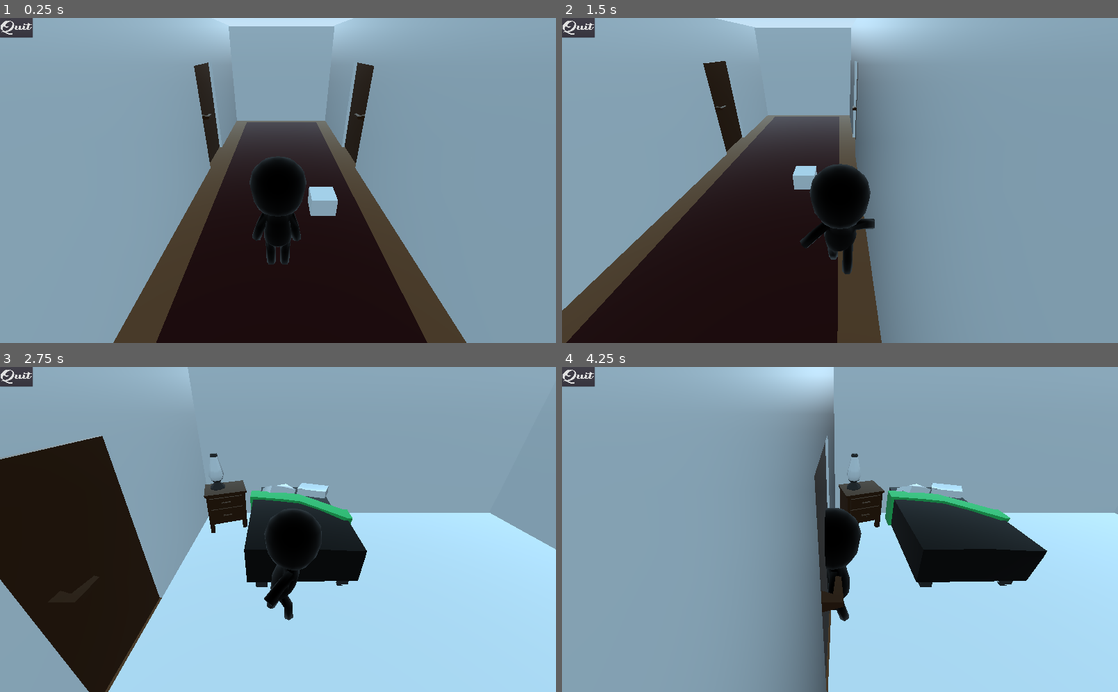
Above: before the commit, frames 1-4 (two rows, left to right).
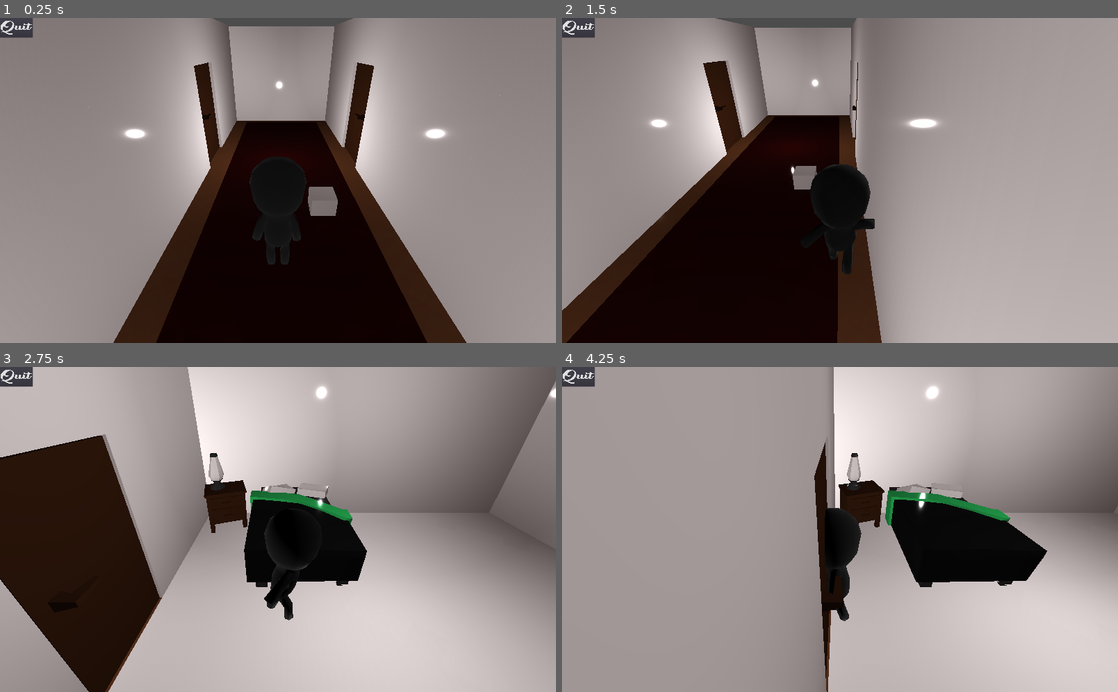
Above: after the commit, the same moments.

Repository: mfindlater/GGJ2020
Game: Godot game, scene res://Main.tscn
The game is run twice, just before and just after one commit, with the same random seed, the same clock (stepped at 60 frames per second) and the same inputs. The project has no main scene, so this scene is started directly.
Inputs:
- Up to frame 1 (0.25 s): no input
- Up to frame 2 (1.5 s): tap Enter (ui_accept) at 0.5, 0.77 s; hold Right (ui_right) 0.53-1.28 s; hold Down (ui_down) from 1.28 s (still down)
- Up to frame 3 (2.75 s): tap Enter (ui_accept) at 1.52 s; release Down (ui_down) at 2.03 s; hold Right (ui_right) from 2.03 s (still down)
- Up to frame 4 (4.25 s): release Right (ui_right) at 2.78 s; hold Up (ui_up) 2.78-3.53 s; tap Enter (ui_accept) at 3.02, 3.77 s; hold Left (ui_left) from 3.53 s (still down)

The runs differ from the first frame. In frame 1, 81% of the frame differs, in the area x 0-100%, y 0-100%; in frame 2, 80%; in frame 3, 80%; in frame 4, 94%.

Commit message:
Lighting

Diff:
--- a/Main.tscn
+++ b/Main.tscn
@@ -6,6 +6,10 @@
 [ext_resource path="res://BusBox.tscn" type="PackedScene" id=5]
 [ext_resource path="res://Item/Item.tscn" type="PackedScene" id=6]
 [ext_resource path="res://Batch1.tscn" type="PackedScene" id=7]
+
+[sub_resource type="Environment" id=1]
+background_energy = 0.0
+ambient_light_color = Color( 0.262745, 0.219608, 0.219608, 1 )
 
 [node name="Main" type="Spatial"]
 script = ExtResource( 4 )
@@ -24,6 +28,33 @@
 
 [node name="Item" parent="." instance=ExtResource( 6 )]
 transform = Transform( 1, 0, 0, 0, 1, 0, 0, 0, 1, 2.78715, 1.50807, 1.64861 )
+
+[node name="WorldEnvironment" type="WorldEnvironment" parent="."]
+environment = SubResource( 1 )
+
+[node name="OmniLight" type="OmniLight" parent="."]
+transform = Transform( 1, 0, 0, 0, 1, 0, 0, 0, 1, -9.12572, 3.59528, 0 )
+omni_range = 15.0
+
+[node name="OmniLight2" type="OmniLight" parent="."]
+transform = Transform( 1, 0, 0, 0, 1, 0, 0, 0, 1, 7.48891, 2.91652, 0 )
+omni_range = 15.0
+
+[node name="OmniLight3" type="OmniLight" parent="."]
+transform = Transform( 1, 0, 0, 0, 1, 0, 0, 0, 1, 7.48891, 7.32619, 13.0276 )
+omni_range = 15.0
+
+[node name="OmniLight4" type="OmniLight" parent="."]
+transform = Transform( 1, 0, 0, 0, 1, 0, 0, 0, 1, 9.12002, 7.32619, -12.6906 )
+omni_range = 15.0
+
+[node name="OmniLight5" type="OmniLight" parent="."]
+transform = Transform( 1, 0, 0, 0, 1, 0, 0, 0, 1, -8.5625, 6.64534, -12.6906 )
+omni_range = 15.0
+
+[node name="OmniLight6" type="OmniLight" parent="."]
+transform = Transform( 1, 0, 0, 0, 1, 0, 0, 0, 1, -8.48069, 7.32619, 12.3415 )
+omni_range = 15.0
 [connection signal="pick_up" from="Player" to="." method="_on_Player_pick_up"]
 [connection signal="put_down" from="Player" to="." method="_on_Player_put_down"]
 [connection signal="item_enter" from="Item" to="." method="_on_Item_item_enter"]
Not shown: 1 places in Main.tscn that only renumber resources
